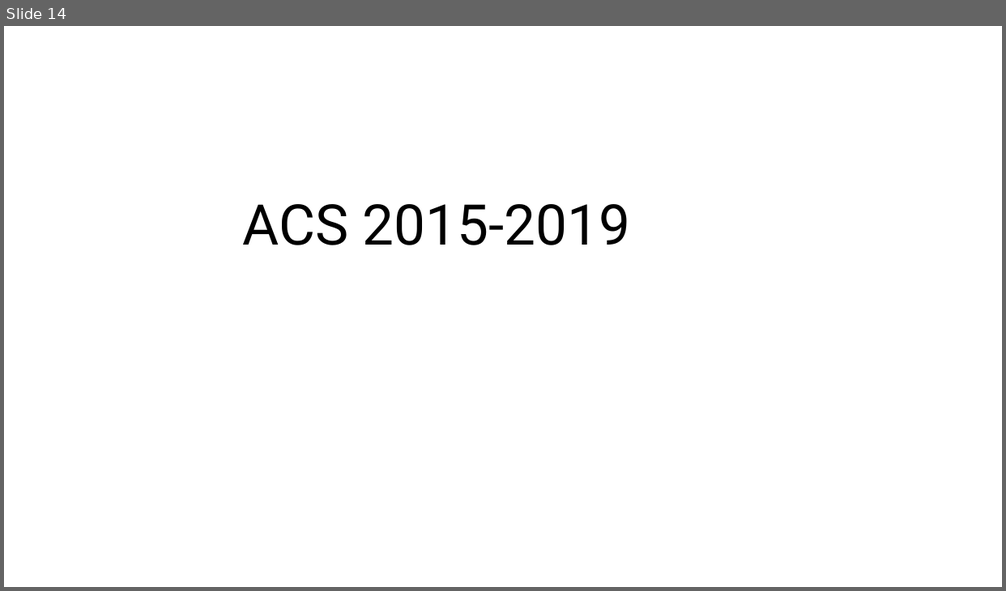
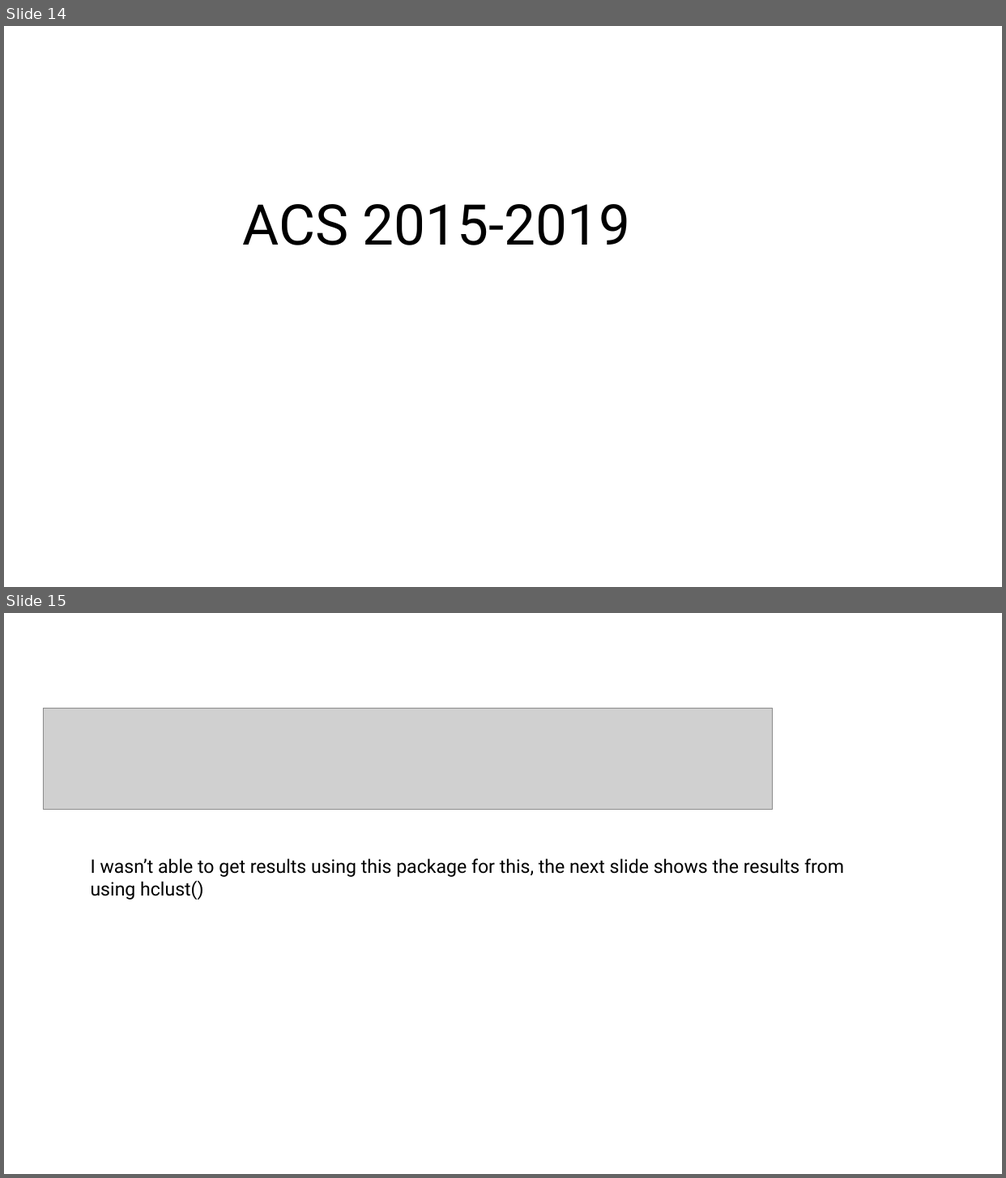
Before and after one commit to cbrodriguez01/ecbayesbinmix, a slide deck: otherclustering.pptx. Shown one above the other, each under a label of ours: slide 14 before the commit, slides 14 and 15 after it. The pictures are 1006x591 and 1006x1178 pixels, drawn with LibreOffice and Linux fonts; fonts in the diff are those of the drawing; grey boxes stand for pictures. Boxes give left, top, right and bottom in pixels: in the first picture for what was removed or moved away, otherwise in the second. Text is boxed around its words. In the diff, an @@ line names an element or a change of style, - is before the commit and + after.

```diff
--- a/otherclustering.pptx
+++ b/otherclustering.pptx
@@ slide 15 added at (x1=4, y1=613, x2=1002, y2=1174), background #FFFFFF @@
@@ picture added at (x1=44, y1=708, x2=773, y2=809) @@
@@ text added at (x1=91, y1=858, x2=844, y2=900), 18 pt, text #000000 @@
+I wasn’t able to get results using this package for this, the next slide shows the results from using hclust()
```
Also in this commit, not shown: 2 slides changed, 1 slide removed, 9 other files.
